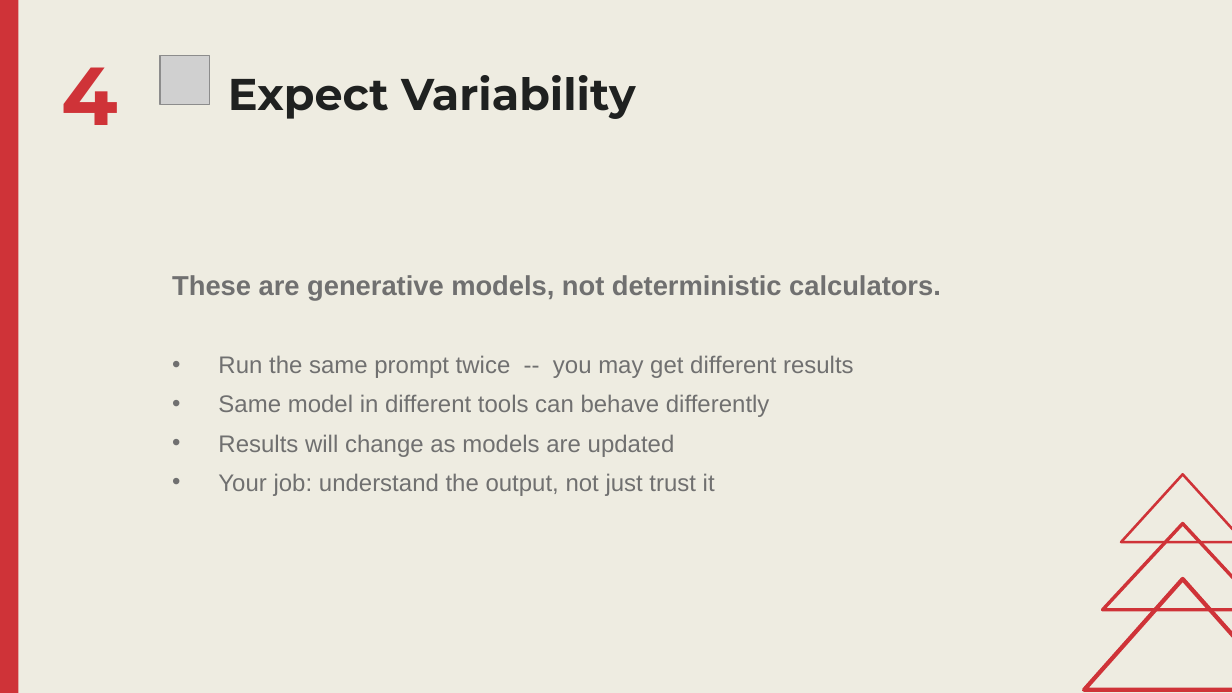
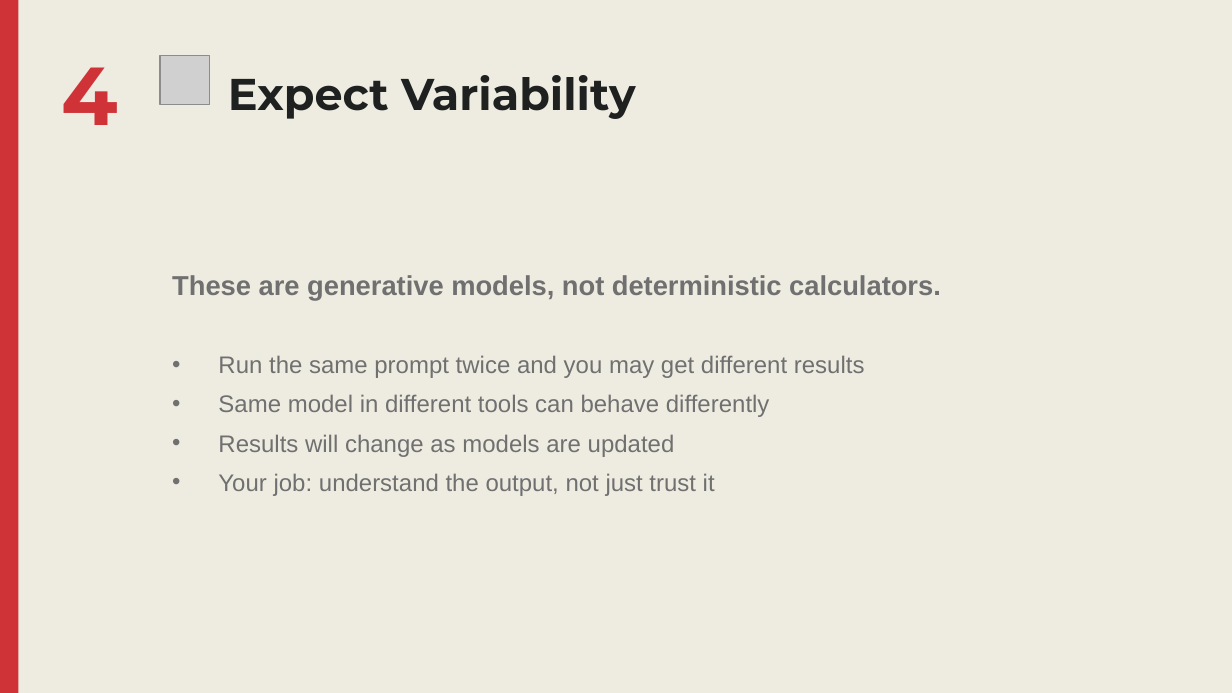
Before and after one commit to stringfestdata/copilot-opus-vs-claude-excel-addin, a slide deck: slide 19 of Copilot vs Claude Slides.pptx. Drawn at 1232x693 pixels with LibreOffice and Linux fonts; fonts in the diff are those of the drawing; grey boxes stand for pictures. Boxes give left, top, right and bottom in pixels: in the first picture for what was removed or moved away, otherwise in the second. Text is boxed around its words. In the diff, an @@ line names an element or a change of style, - is before the commit and + after.

```diff
--- a/Copilot vs Claude Slides.pptx
+++ b/Copilot vs Claude Slides.pptx
@@ text at bbox=[218, 355, 865, 378]: text changed @@
-• Run the same prompt twice -- you may get different results
+• Run the same prompt twice and you may get different results
@@ triangle removed at bbox=[1121, 474, 1232, 542] @@
@@ triangle removed at bbox=[1103, 524, 1232, 610] @@
@@ triangle removed at bbox=[1084, 579, 1232, 690] @@
```
Also in this commit, not shown: 24 other slides changed, 5 other files.
